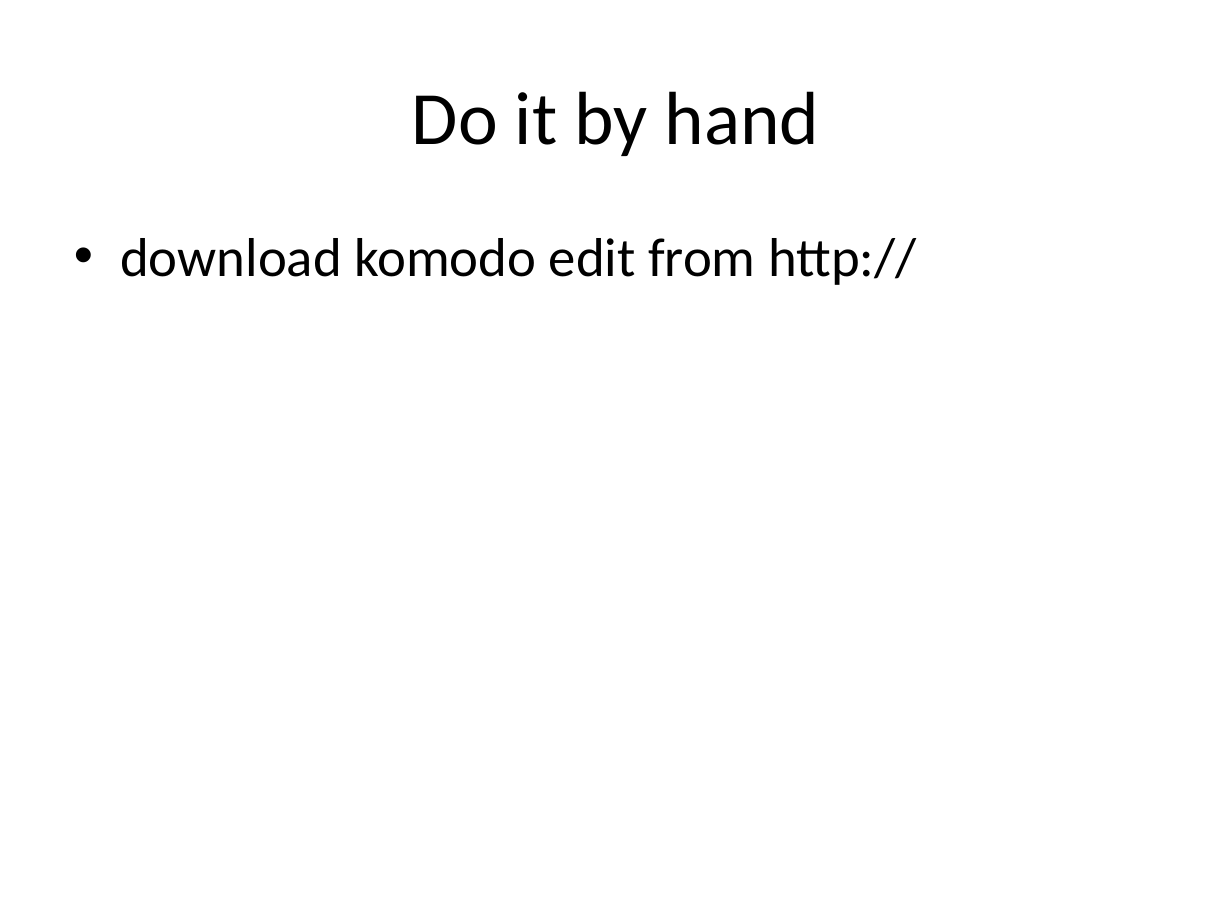
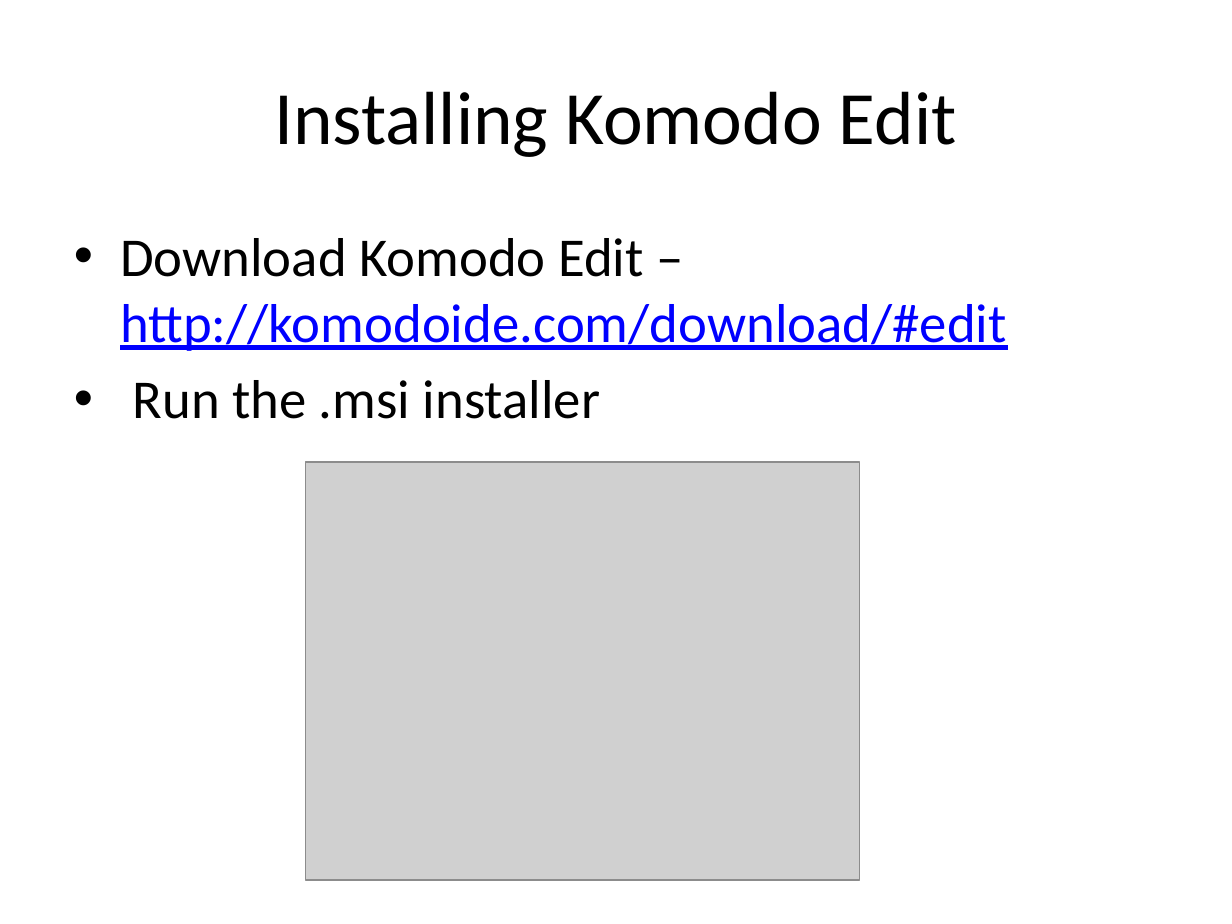
Before and after one commit to PHPEmbark/curriculum, a slide deck: slide 16 of course/0 - Setup/Setup.pptx (slide 5 before the commit). Drawn at 1232x924 pixels with LibreOffice and Linux fonts; fonts in the diff are those of the drawing; grey boxes stand for pictures. Boxes give left, top, right and bottom in pixels: in the first picture for what was removed or moved away, otherwise in the second. Text is boxed around its words. In the diff, an @@ line names an element or a change of style, - is before the commit and + after.

```diff
--- a/course/0 - Setup/Setup.pptx
+++ b/course/0 - Setup/Setup.pptx
@@ title at <box>274,91,957,157</box>: text changed @@
-Do it by hand
+Installing Komodo Edit
@@ text at <box>120,238,1007,419</box>: text changed @@
-• download komodo edit from http://
+• Download Komodo Edit – http://komodoide.com/download/#edit
+• Run the .msi installer
@@ picture added at <box>306,462,860,880</box> @@
```
Also in this commit, not shown: 2 other slides changed, 16 slides added, 1 other file.
